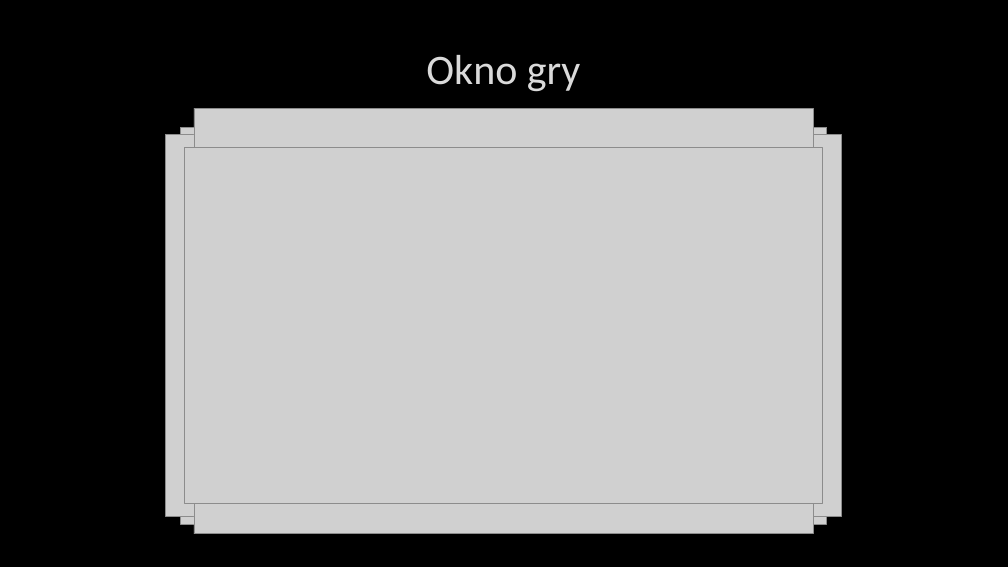
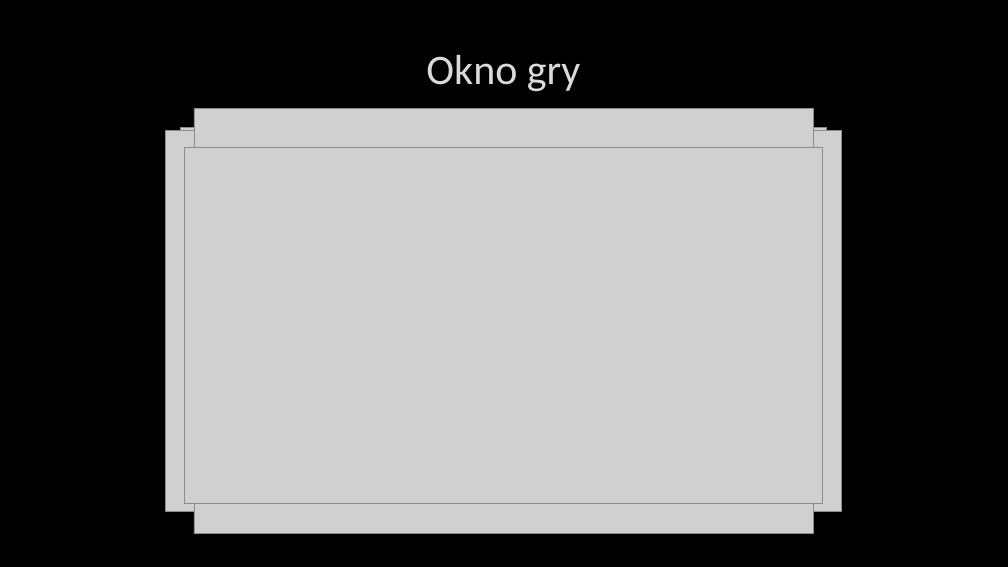
Before and after one commit to BambiTheLama/GameEngine2D_Engineer, a slide deck: slide 6 of Szymon_Kołodziejczyk_Prezentacja_Pracy_Inżynierskiej.pptx. Drawn at 1008x567 pixels with LibreOffice and Linux fonts; fonts in the diff are those of the drawing; grey boxes stand for pictures; background and template pictures are left out. Boxes give left, top, right and bottom in pixels: in the first picture for what was removed or moved away, otherwise in the second. Text is boxed around its words. In the diff, an @@ line names an element or a change of style, - is before the commit and + after.

```diff
--- a/Szymon_Kołodziejczyk_Prezentacja_Pracy_Inżynierskiej.pptx
+++ b/Szymon_Kołodziejczyk_Prezentacja_Pracy_Inżynierskiej.pptx
@@ picture: place and size @@
-picture at <box>166,135,842,516</box>
+picture at <box>166,130,842,512</box>
@@ picture removed at <box>181,127,827,524</box> @@
```
Also in this commit, not shown: 2 other slides changed.
